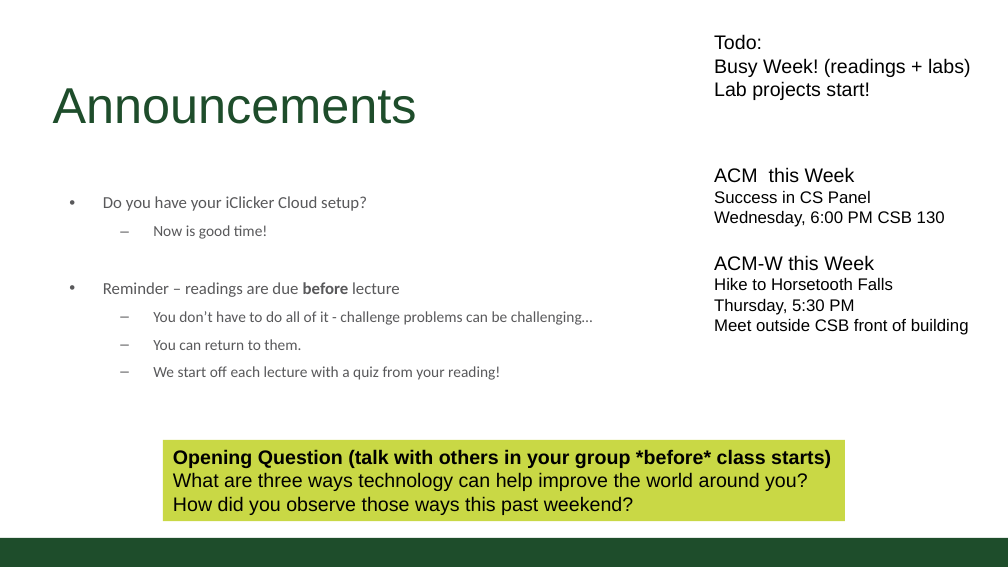
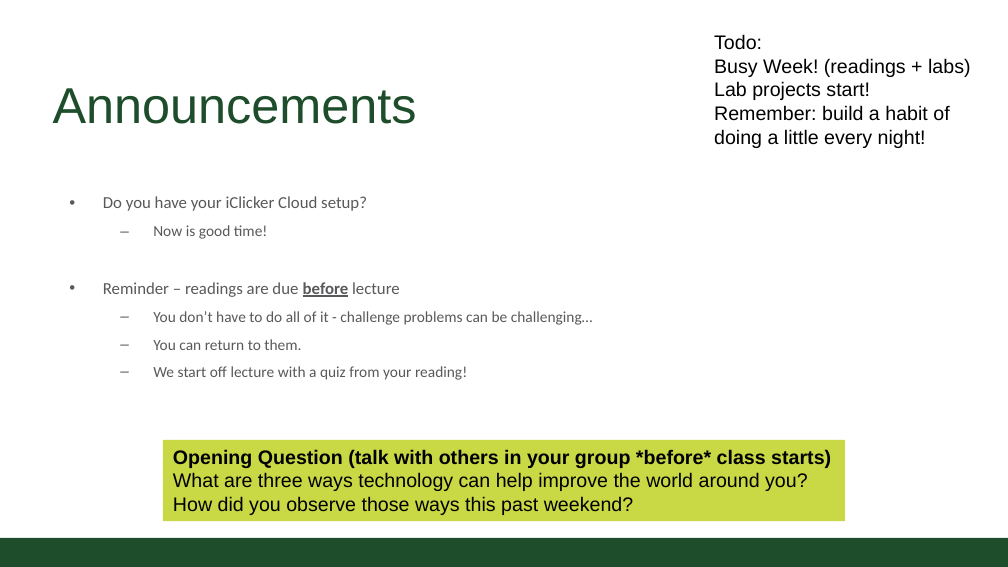
Before and after one commit to CSU-CompSci-CS163-4/Handouts, a slide deck: slide 2 of slides/On-Campus/02_01_Variables.pptx. Drawn at 1008x567 pixels with LibreOffice and Linux fonts; fonts in the diff are those of the drawing; background and template pictures are left out. Boxes give left, top, right and bottom in pixels: in the first picture for what was removed or moved away, otherwise in the second. Text is boxed around its words. In the diff, an @@ line names an element or a change of style, - is before the commit and + after.

```diff
--- a/slides/On-Campus/02_01_Variables.pptx
+++ b/slides/On-Campus/02_01_Variables.pptx
@@ text at (714, 105, 949, 148): paragraph added @@
+Remember: build a habit of doing a little every night!
@@ text removed at (714, 167, 969, 335) @@
-ACM this Week
-Success in CS Panel
-Wednesday, 6:00 PM CSB 130
-ACM-W this Week
-Hike to Horsetooth Falls
-Thursday, 5:30 PM
-Meet outside CSB front of building
@@ text at (103, 282, 400, 297): underline on in "before" @@
@@ text at (153, 366, 467, 380): text changed @@
-  – We start off each lecture with a quiz from your reading!
+  – We start off lecture with a quiz from your reading!
```
Also in this commit, not shown: 5 other slides changed, 6 slides added, 3 other files.
